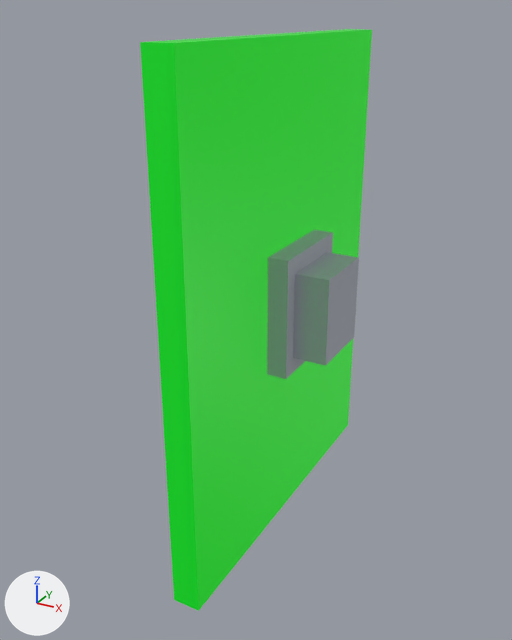
The COLLADA model pandora_sensors_description/thermal/meshes/flir_lepton.dae, before and after one commit.
Before and after are seen from a 50 mm camera at (0.0171, -0.0323, 0.0145) aimed at (0.0002, -0.0016, -0.0008). Lighting does not change. The marker at lower left points along +X, +Y and +Z. Where no turn or scale is listed for an object, it has been applied to the vertices.
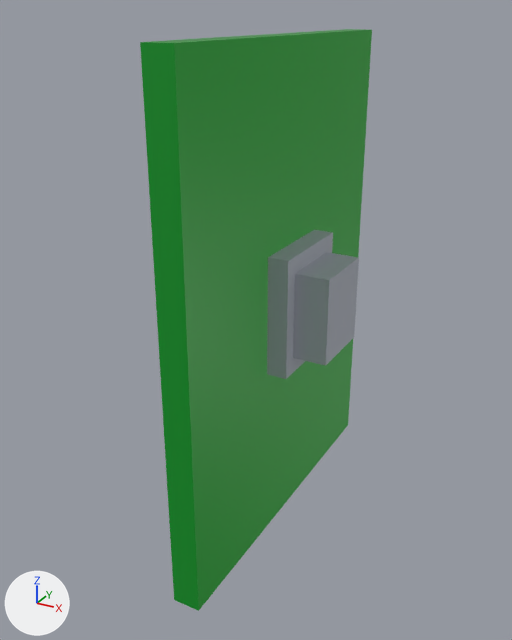
The change, as a list of edits to the scene's bpy script:
```text
Change mat_ultramarine_010:
    mat_ultramarine_010.emission_color: (0.0, 0.4, 0.0) -> (0.0, 0.1, 0.0)  # green #00aa00 -> dark green #005900
```

Changed parts and their boxes (x1, y1, x2, y2) in the pictures (512 x 640 px):
'Cube_002', recoloured: (140, 29, 372, 611) in both
